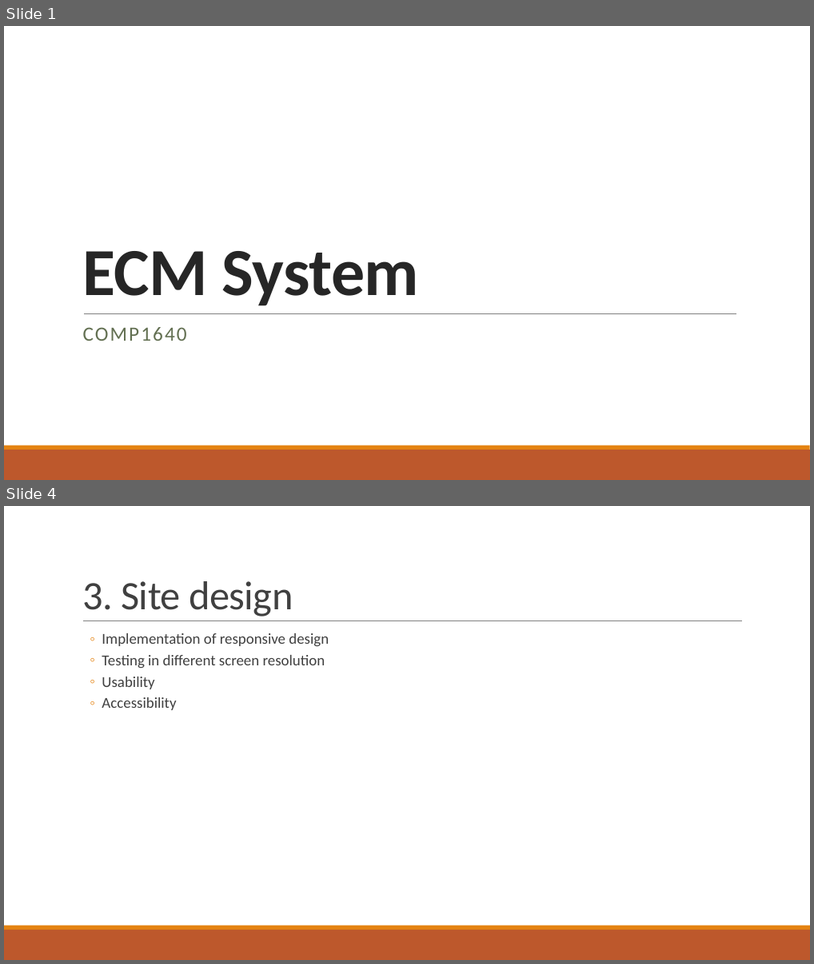
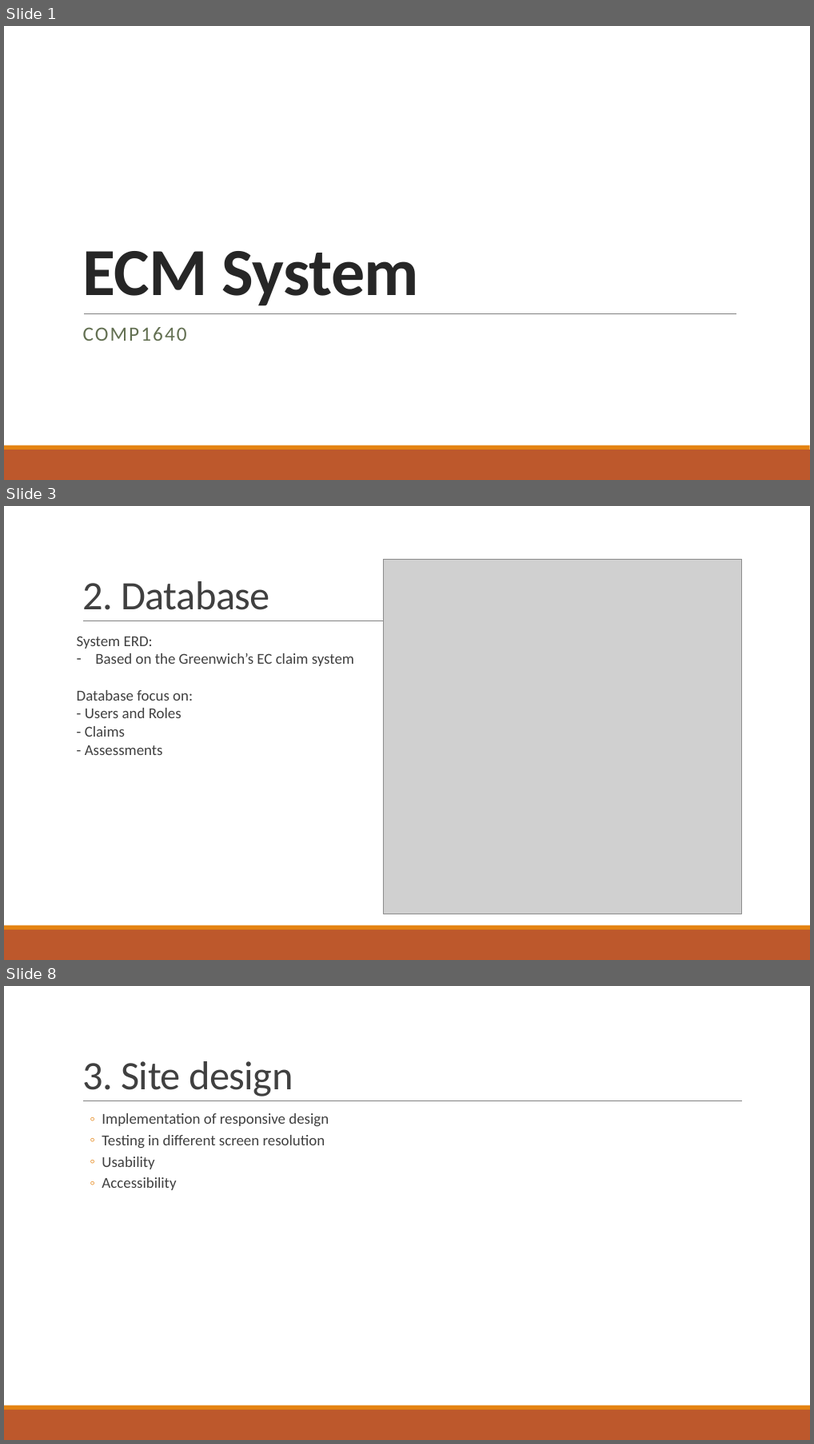
Before and after one commit to kaka-develop/ec-management, a slide deck: documents/Presentation.pptx. Shown one above the other, each under a label of ours: slides 1 and 4 before the commit, slides 1, 3 and 8 after it; the slides between them are not shown. The pictures are 814x964 and 814x1444 pixels, drawn with LibreOffice and Linux fonts; fonts in the diff are those of the drawing; grey boxes stand for pictures. Boxes give left, top, right and bottom in pixels: in the first picture for what was removed or moved away, otherwise in the second. Text is boxed around its words. In the diff, an @@ line names an element or a change of style, - is before the commit and + after.

```diff
--- a/documents/Presentation.pptx
+++ b/documents/Presentation.pptx
@@ slide 3 added at (4,506,810,960), background #FFFFFF; not listed: 3 template elements that a slide beside it also shows @@
@@ picture added at (383,560,742,914) @@
@@ title added at (82,581,270,610), 48 pt, text #404040 @@
+2. Database
@@ text added at (77,636,354,755), 18 pt, text #404040 @@
+  System ERD:
+  – Based on the Greenwich’s EC claim system
+  Database focus on:
+  - Users and Roles
+  - Claims
+  - Assessments
@@ what was slide 4 is now slide 8 @@
```
Also in this commit, not shown: 2 slides changed, 4 other slides added, 2 slides removed, 6 other files.
